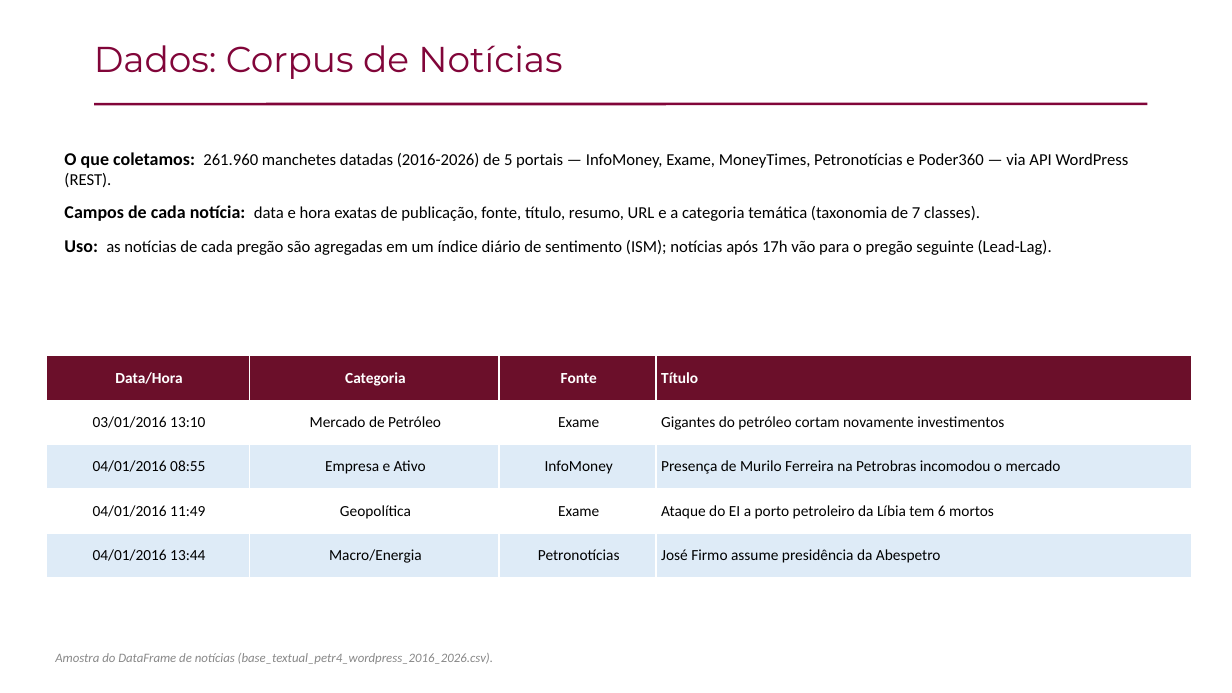
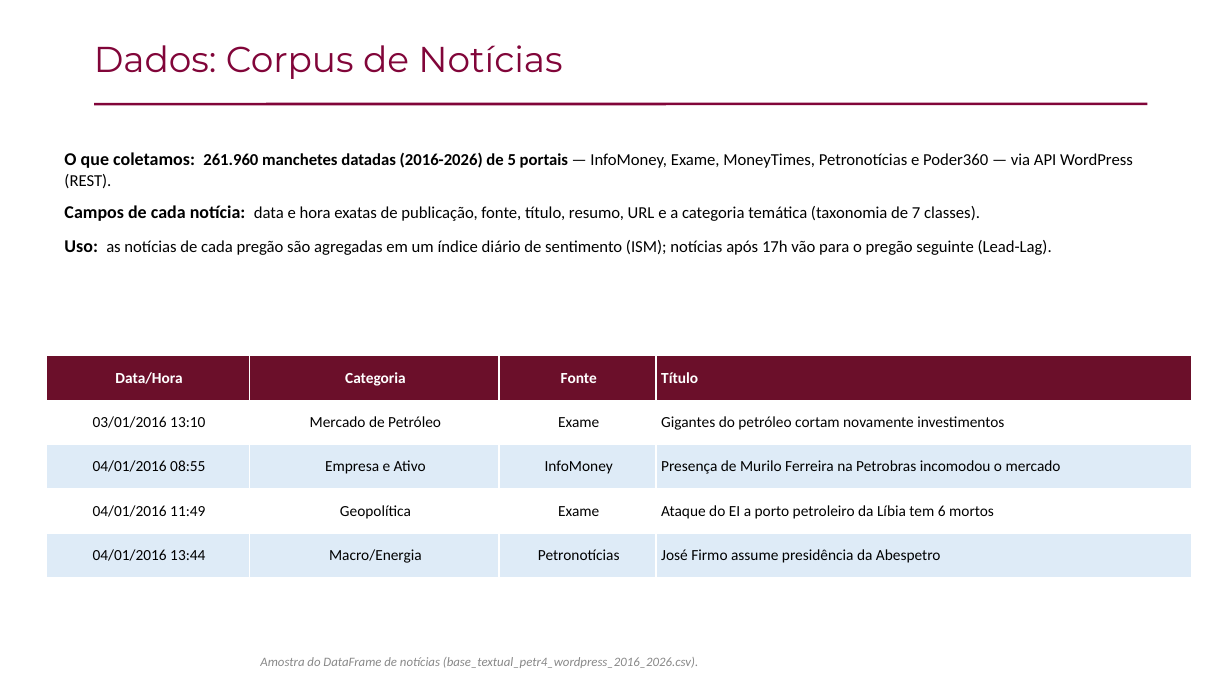
Before and after one commit to vanderbarbosa/coleta_dados_petr4, a slide deck: slide 22 of seminario_julho2026/Apresentacao_Seminario_Julho2026.pptx. Drawn at 1232x693 pixels with LibreOffice and Linux fonts; fonts in the diff are those of the drawing; background and template pictures are left out. Boxes give left, top, right and bottom in pixels: in the first picture for what was removed or moved away, otherwise in the second. Text is boxed around its words. In the diff, an @@ line names an element or a change of style, - is before the commit and + after.

```diff
--- a/seminario_julho2026/Apresentacao_Seminario_Julho2026.pptx
+++ b/seminario_julho2026/Apresentacao_Seminario_Julho2026.pptx
@@ text at (64, 152, 1133, 188): bold on in "261.960 manchetes datadas (2016-2026) de 5 portais" @@
@@ text "Amostra do DataFrame de notícias ...": place and size @@
-text "Amostra do DataFrame de notícias ..." at (55, 653, 493, 664)
+text "Amostra do DataFrame de notícias ..." at (260, 657, 698, 668)
```
Also in this commit, not shown: 15 other slides changed, 27 other files.
